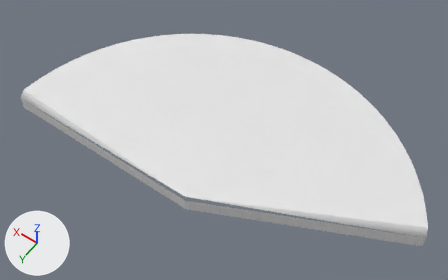
Before and after pictures for a commit that changed the OBJ model Assets/Models/Slice43.obj.
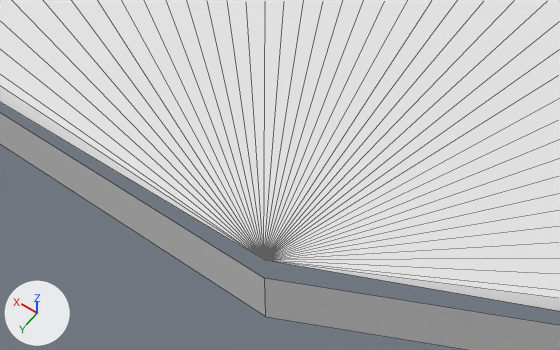
Each version is shown whole from a 50 mm camera at (-0.958, 1.059, 2.199) aimed at (0.085, -0.402, -0.096), then close up from a 50 mm camera at (-0.21, 0.272, 0.554) aimed at (0.03, -0.065, 0.025). Arrows for +X, +Y and +Z are at lower left; the lights stay in place. The close-ups show mesh edges as thin lines. Where no turn or scale is listed for an object, it has been applied to the vertices.

Names of what the first close-up shows: 'Slice43'.
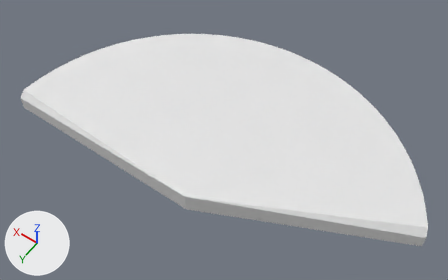
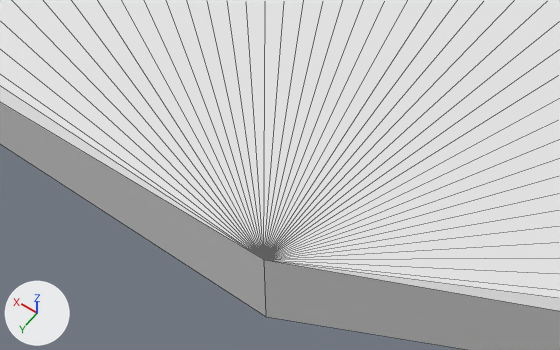
Pixel boxes (x1, y1, x2, y2) of what changed, in the close-ups (560 x 350 px; the box of a moved part takes in the faces that stretch with it):
part 1 of me_slice43, moved or reshaped
    before: (0, 113, 560, 350)
    after: (0, 103, 560, 350)

The change, as a diff of the scene's bpy script:
```diff
--- a/Assets/Models/Slice43.obj.py
+++ b/Assets/Models/Slice43.obj.py
@@ me_slice43 @@
 me_slice43.from_pydata(...)  # 51 vertices, 47 faces; spans x -0.9..1.0, y -1.0..0.0, z -0.1..0.0
 # used by ob_slice43; location = (0.0, 0.0, 0.0)
 # verts and faces of me_slice43; kept vertices keep their numbers, new ones are numbered from 51
 # before: 0 (0.0, 0.0, 0.0) at pixel (263, 259), 2 (1.0, 0.0, -0.03), 46 (-0.9, -0.43, -0.03), 47 (0.0, 0.0, -0.1) at pixel (265, 316), 48 (0.0, 0.0, -0.03) at pixel (264, 278)
 # before: 49 (1.0, 0.0, -0.1), 50 (-0.9, -0.43, -0.1)
+# me_slice43 part 1
+delete_vertices([48])  # with the faces that use them
+faces += [(0, 2, 49, 47), (0, 47, 50, 46)]
```
